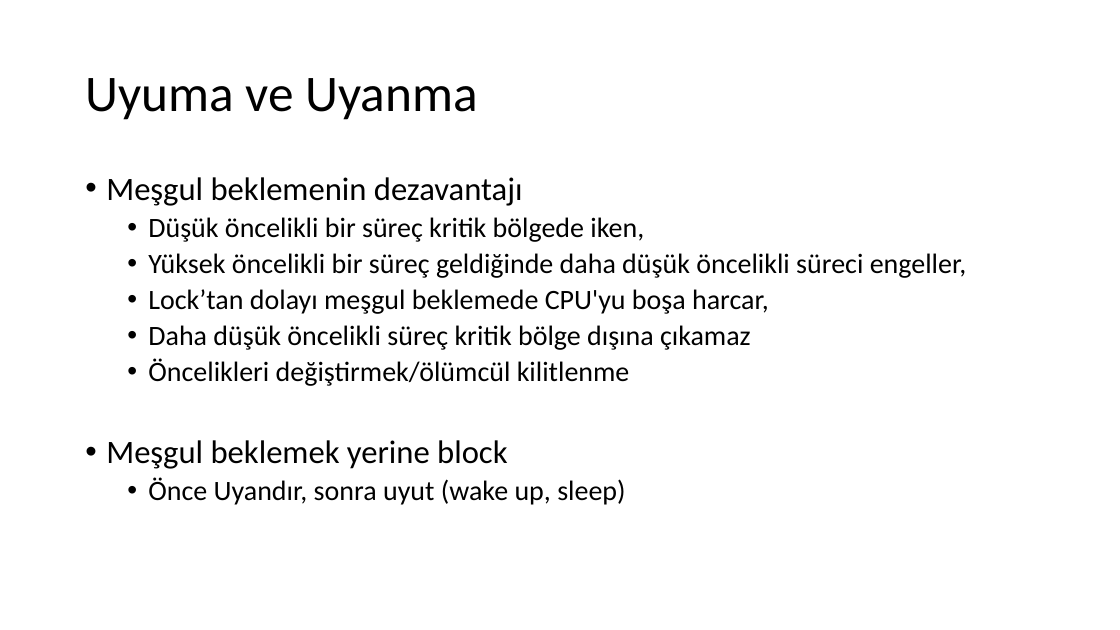
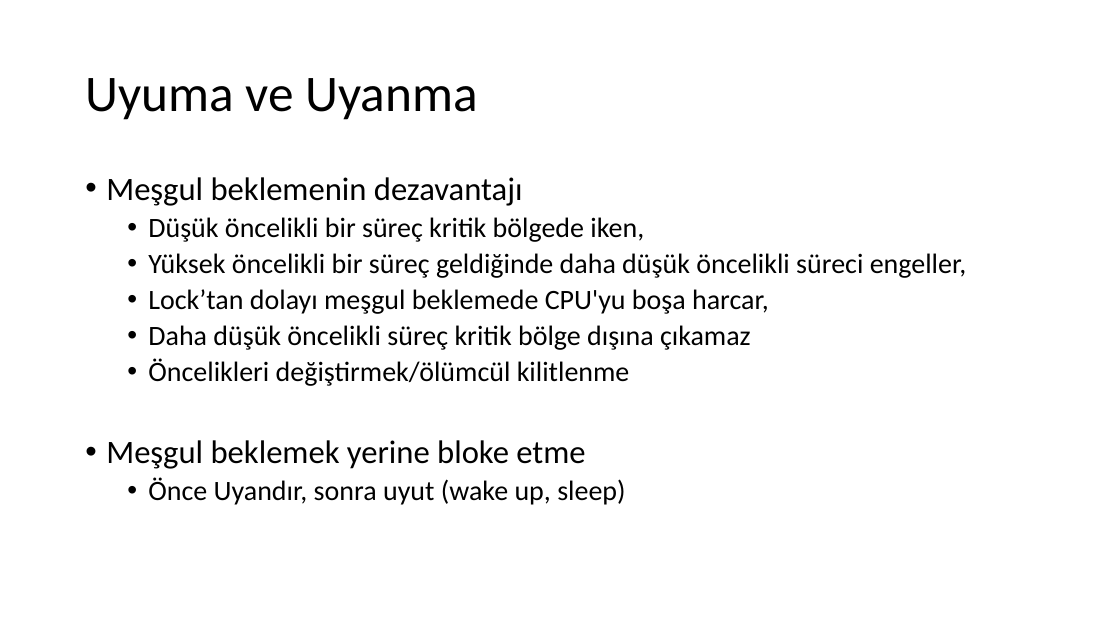
Before and after one commit to sercankulcu/sercankulcu.github.io, a slide deck: slide 54 of files/os/2_Bolum_2_Surecler.pptx (slide 38 before the commit). Drawn at 1120x630 pixels with LibreOffice and Linux fonts; fonts in the diff are those of the drawing. Boxes give left, top, right and bottom in pixels: in the first picture for what was removed or moved away, otherwise in the second. Text is boxed around its words. In the diff, an @@ line names an element or a change of style, - is before the commit and + after.

```diff
--- a/files/os/2_Bolum_2_Surecler.pptx
+++ b/files/os/2_Bolum_2_Surecler.pptx
@@ text at bbox=[106, 440, 585, 469]: text changed @@
-• Meşgul beklemek yerine block
+• Meşgul beklemek yerine bloke etme
```
Also in this commit, not shown: 5 other slides changed, 25 slides added, 14 slides removed, 1 other file.
